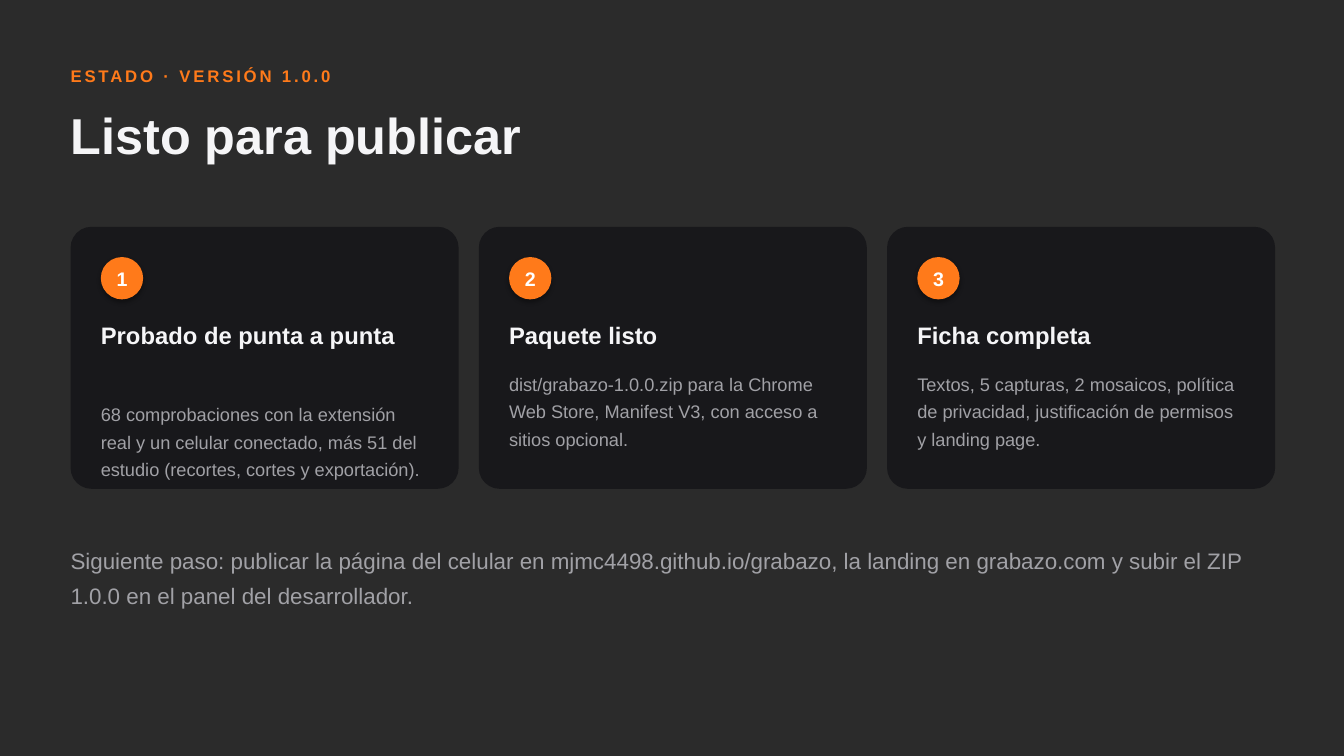
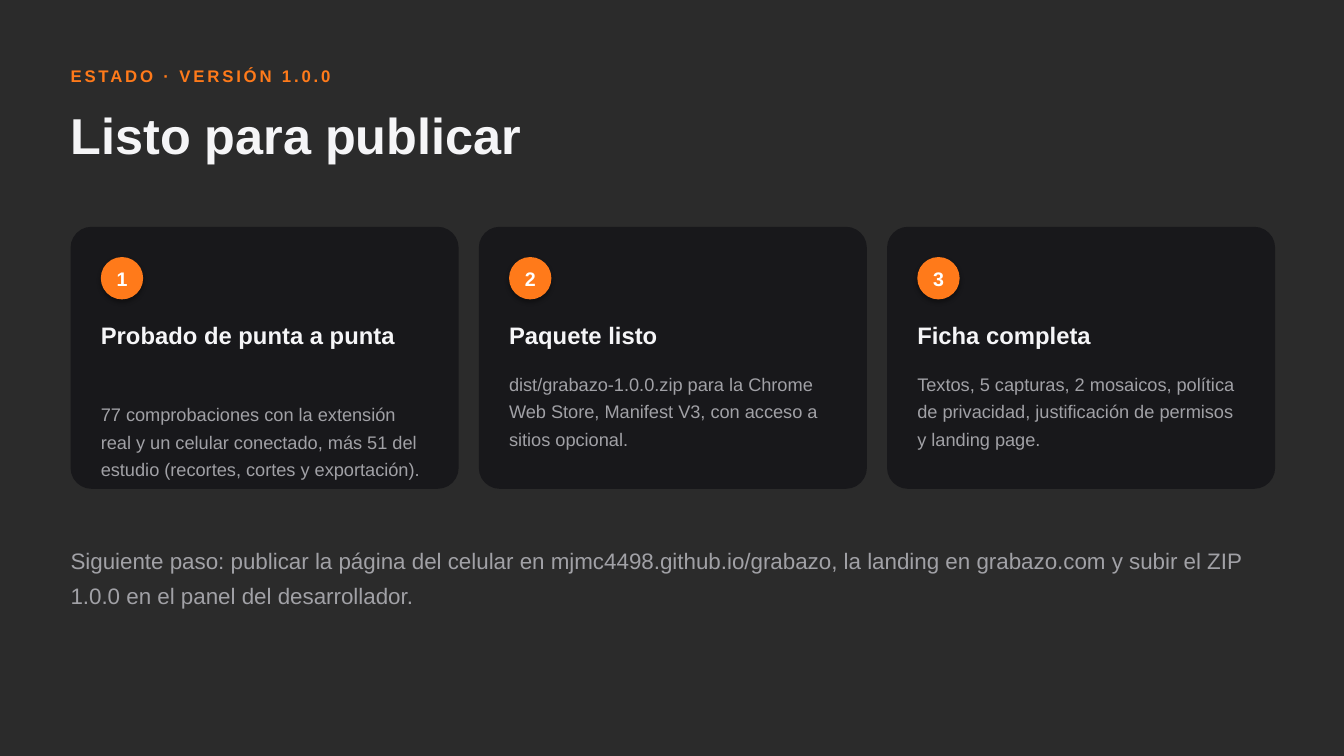
Before and after one commit to mjmc4498/grabazo, a slide deck: slide 14 of presentacion/grabazo.pptx. Drawn at 1344x756 pixels with LibreOffice and Linux fonts; fonts in the diff are those of the drawing; background and template pictures are left out; a plain dark background stands for a picture behind light text. Boxes give left, top, right and bottom in pixels: in the first picture for what was removed or moved away, otherwise in the second. Text is boxed around its words. In the diff, an @@ line names an element or a change of style, - is before the commit and + after.

```diff
--- a/presentacion/grabazo.pptx
+++ b/presentacion/grabazo.pptx
@@ text at (101, 407, 420, 480): text changed @@
-68 comprobaciones con la extensión real y un celular conectado, más 51 del estudio (recortes, cortes y exportación).
+77 comprobaciones con la extensión real y un celular conectado, más 51 del estudio (recortes, cortes y exportación).
```
Also in this commit, not shown: 18 other files.
